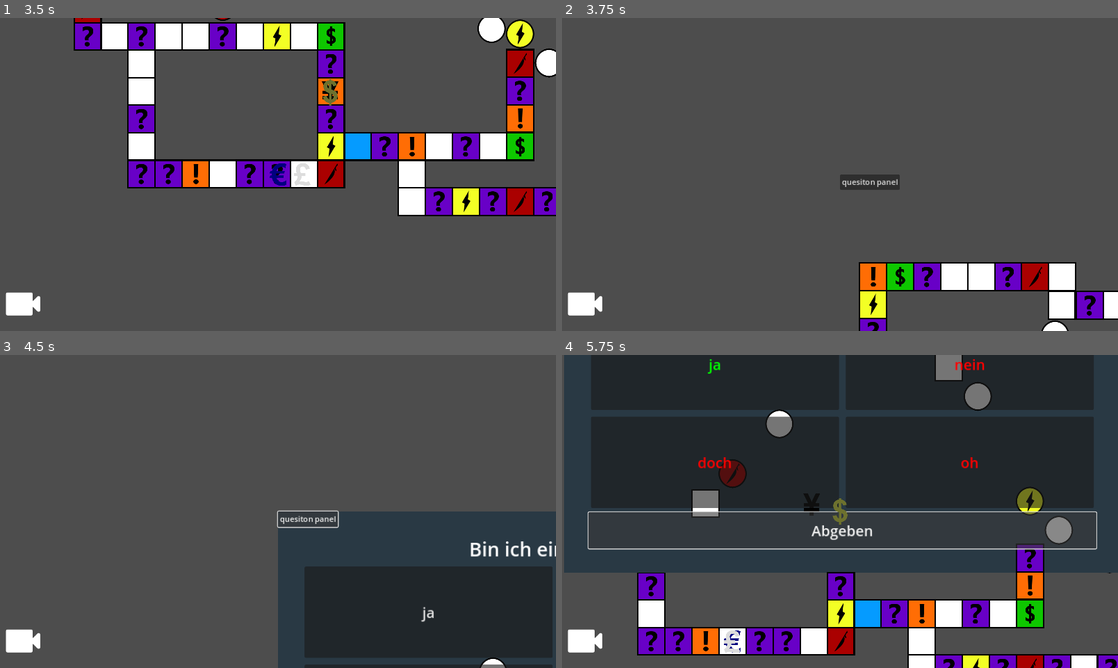
Above: before the commit, frames 1-4 (two rows, left to right).
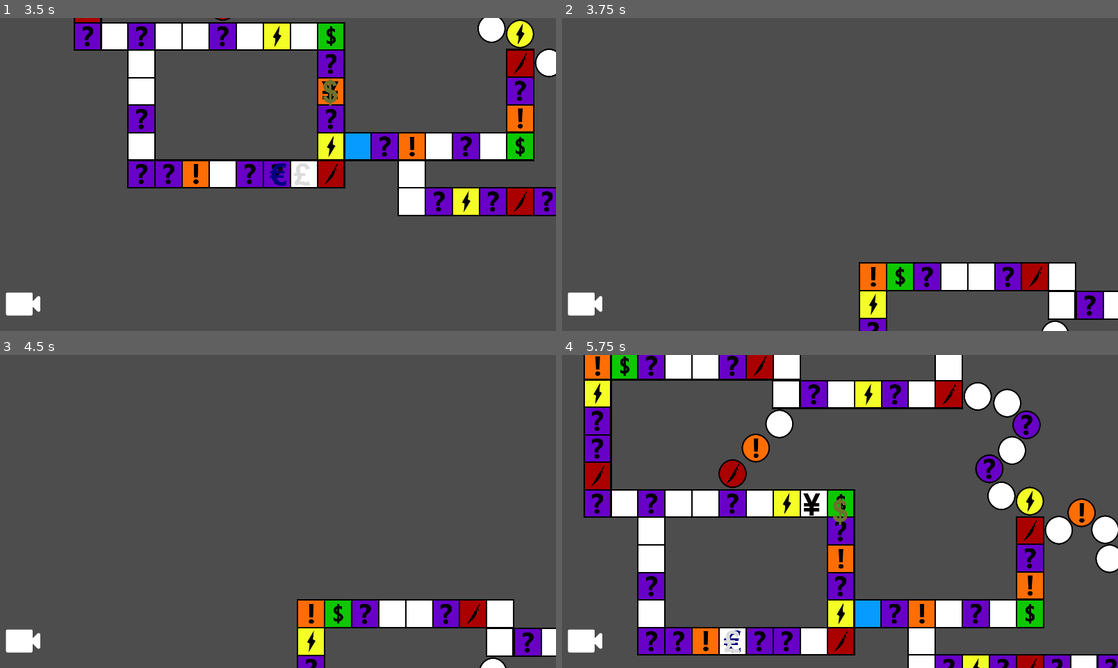
Above: after the commit, the same moments.

Repository: hfxbse/mparty
Game: Godot game, scene res://main/main.tscn
The game is run twice, just before and just after one commit, with the same random seed, the same clock (stepped at 60 frames per second) and the same inputs.
Inputs (mouse positions are in pixels of both pictures, inside the frame that each line leads up to):
- Up to frame 1 (3.5 s): click (278, 202) at 0.5 s; click (278, 146) at 1.25 s; click (278, 202) at 2 s; click (278, 146) at 2.75 s
- Up to frame 2 (3.75 s): move the mouse to (962, 158) at 3.52 s; hold M from 3.53 s (still down); click (962, 158) at 3.67 s
- Up to frame 3 (4.5 s): release M at 4.25 s; click (305, 517) at 4.25 s, where only the run before the commit has a clickable "quesiton panel"
- Up to frame 4 (5.75 s): click (906, 398) at 5 s, where only the run before the commit has a clickable "Abgeben"

Frame 1 is identical in both runs. In frame 2, 0.5% of the frame differs, in the area x 50-61%, y 50-55%; in frame 3, 25%; in frame 4, 68%, in the area x 0-100%, y 0-70%.
Error before the commit: Invalid operands 'String' and 'Nil' in operator '+'. (res://question_panel/question_panel.gd:57)

Commit message:
Connected Question panel to question field

Diff:
--- a/main/main.gd
+++ b/main/main.gd
@@ -114,24 +114,3 @@
 func round_begin(round_num):
 	# Add code to change the round display in the HUD
 	pass
-
-
-# START: sample code
-@onready var question_panel_scene: Control
-
-func _on_question_panel_button_pressed():
-	question_panel_scene = preload("res://question_panel/question_panel.tscn").instantiate()
-	add_child(question_panel_scene)
-	var question_signal = question_panel_scene.display_question(Question.Difficulty.EASY)
-	question_panel_scene.answer_selected.connect(_on_answer_submited)
-
-
-func _on_answer_submited(signal_response: bool):
-	if signal_response:
-		print("right answer")
-	else:
-		print("wrong answer")
-
-	await get_tree().create_timer(1.5).timeout
-	remove_child(question_panel_scene)
-# END: sample code
--- a/main/main.tscn
+++ b/main/main.tscn
@@ -16,10 +16,3 @@
 
 [node name="MainCamera" type="Camera2D" parent="."]
 script = ExtResource("4_lgfck")
-
-[node name="QuestionPanelButton" type="Button" parent="."]
-offset_right = 8.0
-offset_bottom = 8.0
-text = "quesiton panel"
-
-[connection signal="pressed" from="QuestionPanelButton" to="." method="_on_question_panel_button_pressed"]
--- a/map/field_types/question/question.gd
+++ b/map/field_types/question/question.gd
@@ -3,4 +3,14 @@
 @export var field_theme_override : FieldTheme
 
 func event(player : Player):
-	print("Question Triggered")
+	var question_panel = preload("res://question_panel/question_panel.tscn").instantiate()
+	add_child(question_panel)
+
+	var result = await question_panel.display_question(Question.Difficulty.EASY)
+	if result:
+		print("right answer")
+	else:
+		print("wrong answer")
+
+	await get_tree().create_timer(1.5).timeout
+	remove_child(question_panel)
--- a/player/player.gd
+++ b/player/player.gd
@@ -58,13 +58,13 @@
 
 	if moves == 0:
 		for event in current_location.field_events:
-			event.call(self)
+			await event.call(self)
 		register_duels()
 		turn_ended.emit()
 		return
 
 	for event in current_location.driveby_events:
-		event.call(self)
+		await event.call(self)
 
 	await step()
 
